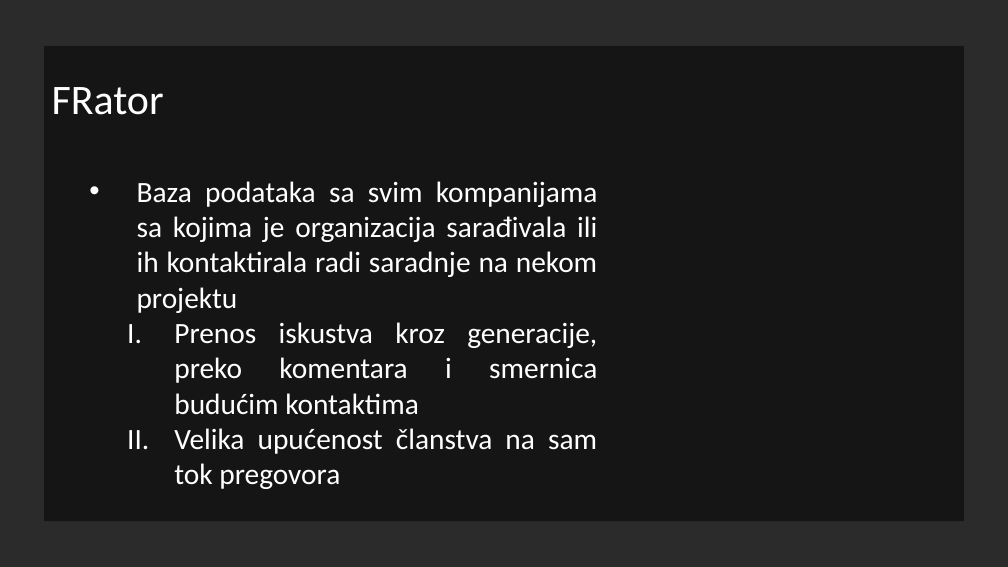
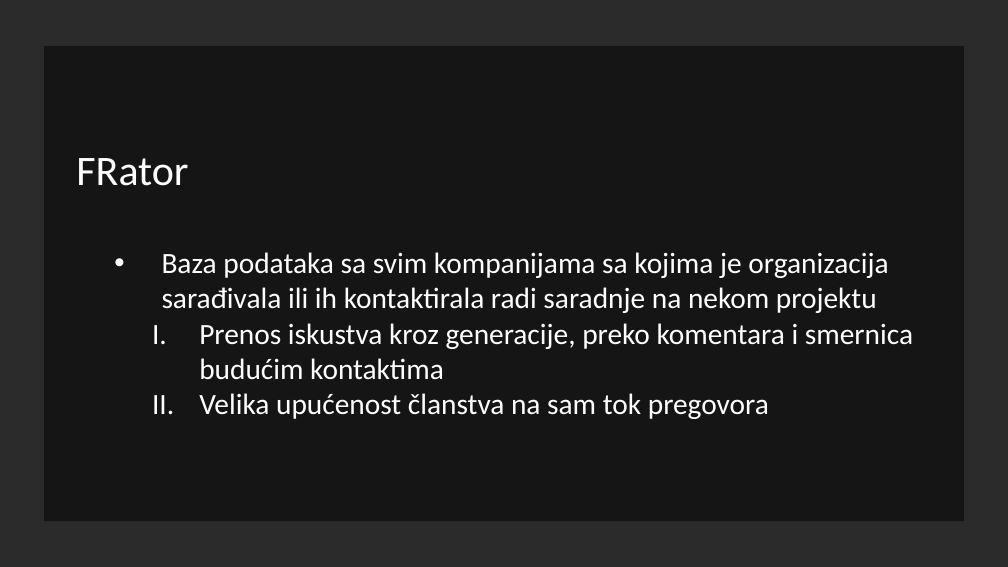
Before and after one commit to Maki94/portal, a slide deck: slide 8 of Dokumentacija/Tim za SWE - Portal studentske organizacije.pptx. Drawn at 1008x567 pixels with LibreOffice and Linux fonts; fonts in the diff are those of the drawing; background and template pictures are left out; a plain dark background stands for a picture behind light text. Boxes give left, top, right and bottom in pixels: in the first picture for what was removed or moved away, otherwise in the second. Text is boxed around its words. In the diff, an @@ line names an element or a change of style, - is before the commit and + after.

```diff
--- a/Dokumentacija/Tim za SWE - Portal studentske organizacije.pptx
+++ b/Dokumentacija/Tim za SWE - Portal studentske organizacije.pptx
@@ text "FRator": place and size @@
-text "FRator" at [52,87,598,489]
+text "FRator" at [76,158,913,419]
@@ text "FRator" at [76,158,913,419]: alignment justified to left @@
```
Also in this commit, not shown: 6 other slides changed, 2 slides added, 1 slide removed, 5 other files.
